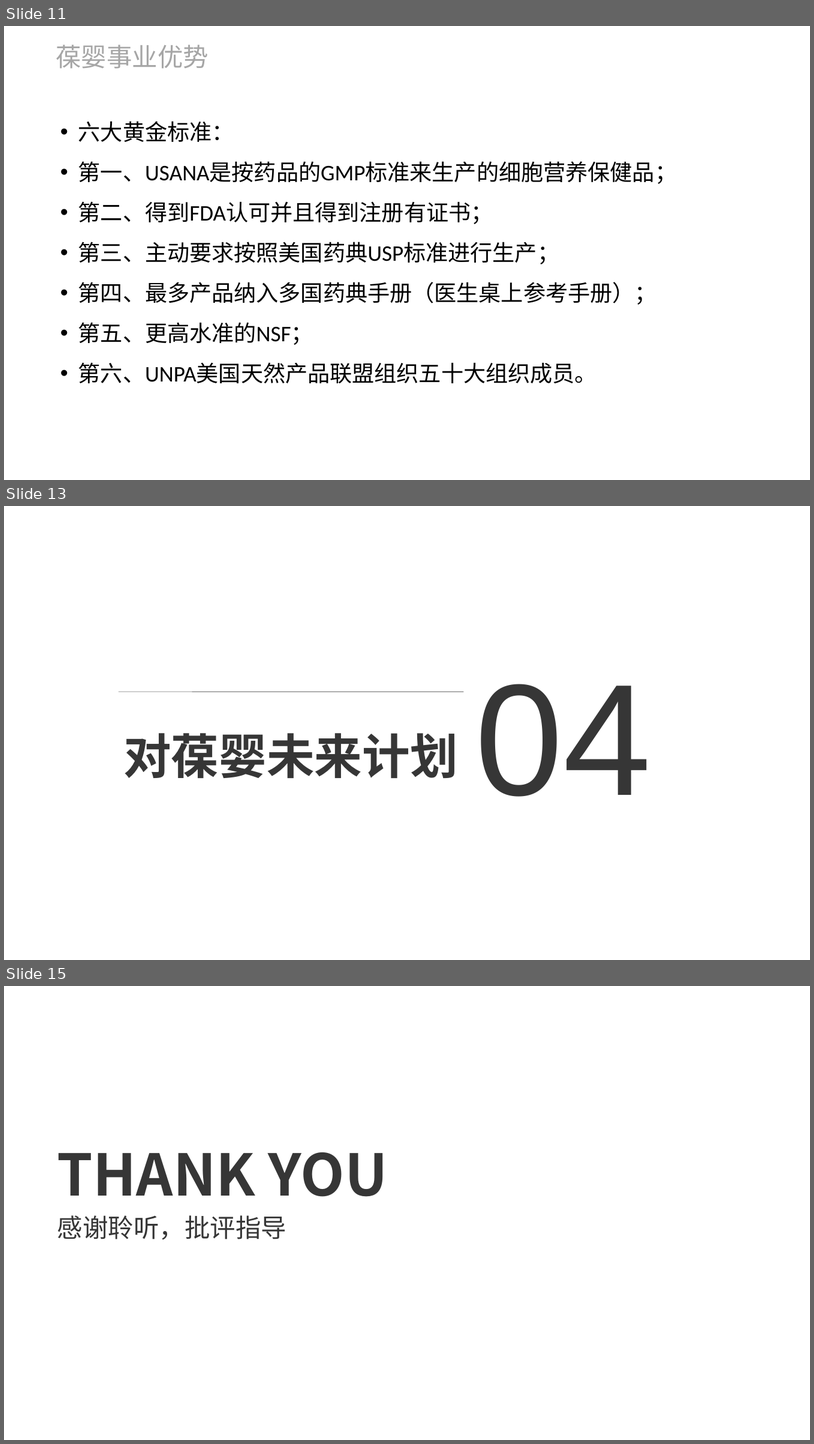
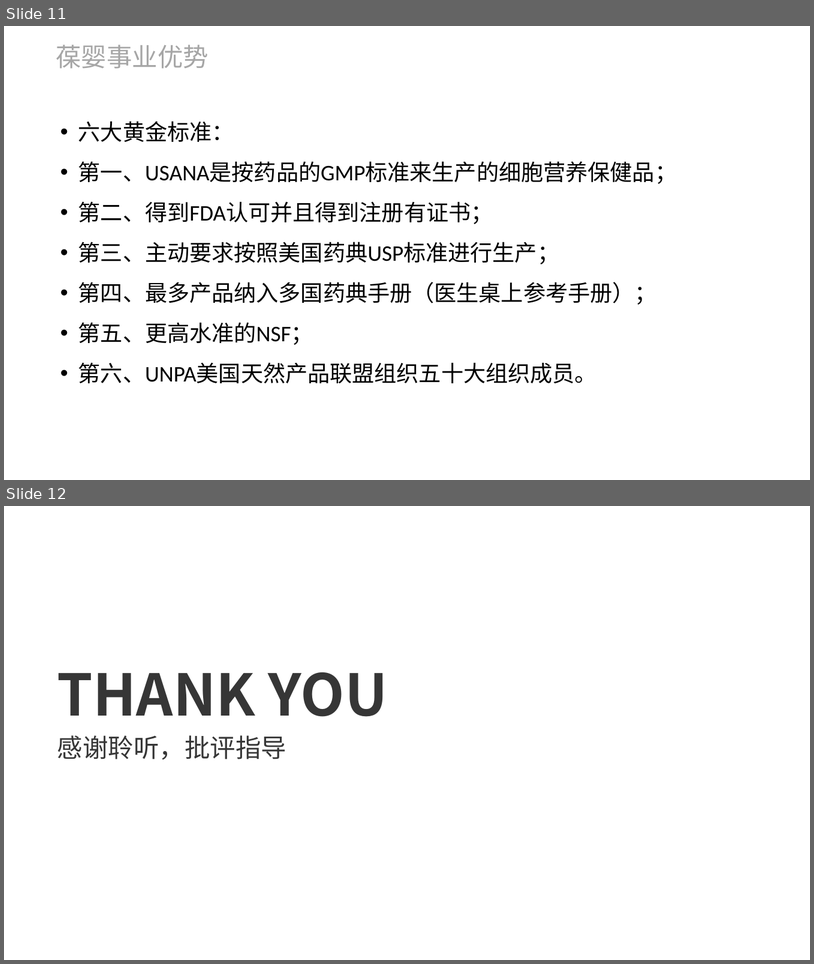
Before and after one commit to ForeverBadBoy/gradle-rabbitmq, a slide deck: src/main/resources/自我介绍.pptx. Shown one above the other, each under a label of ours: slides 11, 13 and 15 before the commit, slides 11 and 12 after it; the slides between them are not shown. The pictures are 814x1444 and 814x964 pixels, drawn with LibreOffice and Linux fonts; fonts in the diff are those of the drawing; background and template pictures are left out. Boxes give left, top, right and bottom in pixels: in the first picture for what was removed or moved away, otherwise in the second. Text is boxed around its words. In the diff, an @@ line names an element or a change of style, - is before the commit and + after.

```diff
--- a/src/main/resources/自我介绍.pptx
+++ b/src/main/resources/自我介绍.pptx
@@ slide 13 removed at (4,506,810,960), background #FFFFFF @@
@@ text removed at (475,684,651,796) @@
-04
@@ line removed from (119, 691) to (464, 692) @@
@@ text removed at (123,733,458,778) @@
-对葆婴未来计划
@@ what was slide 15 is now slide 12 @@
```
Also in this commit, not shown: 6 slides changed, 2 slides added, 4 other slides removed.
